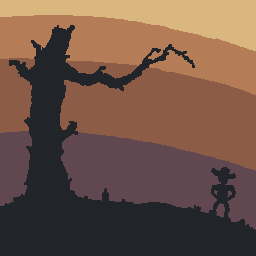
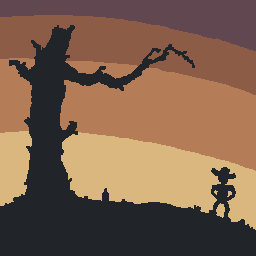
Comparing the layer stacks of the two 256px x 256px images. Changes:
added layer "Layer 4" above "Background" over 0, 0, 256, 230
